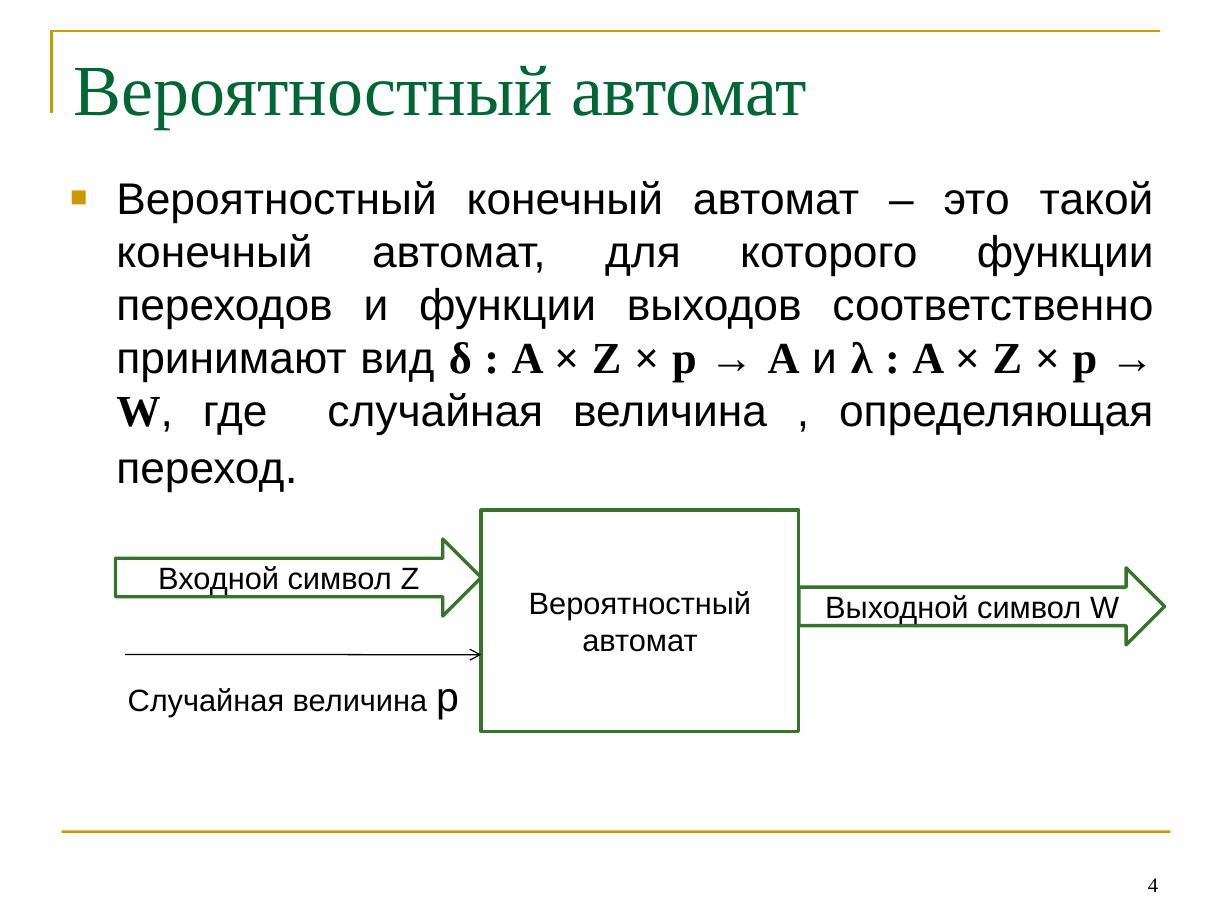
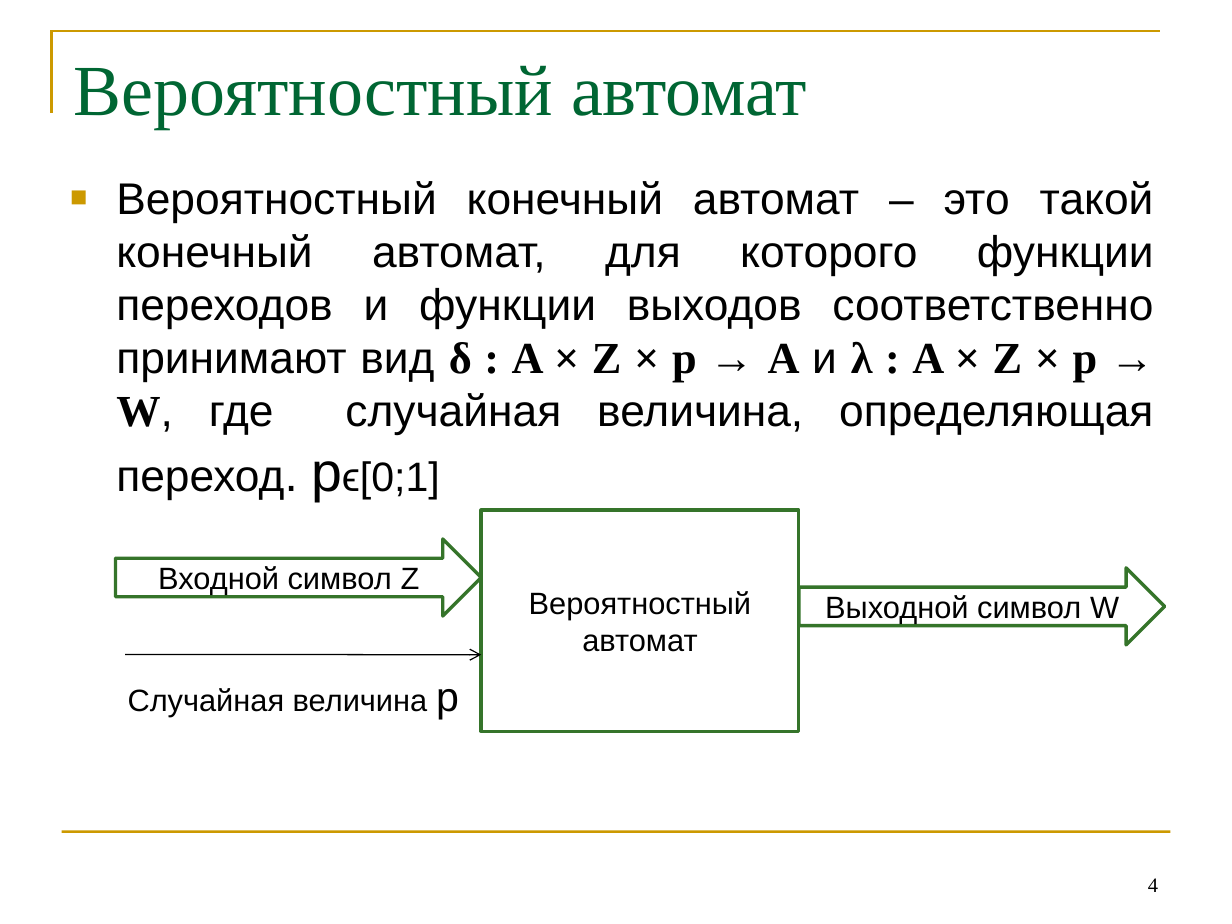
Before and after one commit to erad888/fsm-decompose, a slide deck: slide 4 of Презентация1.pptx. Drawn at 1232x924 pixels with LibreOffice and Linux fonts; fonts in the diff are those of the drawing. Boxes give left, top, right and bottom in pixels: in the first picture for what was removed or moved away, otherwise in the second. Text is boxed around its words. In the diff, an @@ line names an element or a change of style, - is before the commit and + after.

```diff
--- a/Презентация1.pptx
+++ b/Презентация1.pptx
@@ text at [116,181,1154,499]: text changed @@
-■ Вероятностный конечный автомат – это такой конечный автомат, для которого функции переходов и функции выходов соответственно принимают вид δ : A × Z × p → A и λ : A × Z × p → W, где случайная величина , определяющая переход.
+■ Вероятностный конечный автомат – это такой конечный автомат, для которого функции переходов и функции выходов соответственно принимают вид δ : A × Z × p → A и λ : A × Z × p → W, где случайная величина, определяющая переход. pϵ[0;1]
```
Also in this commit, not shown: 10 other slides changed, 1 slide added, 5 other files.
